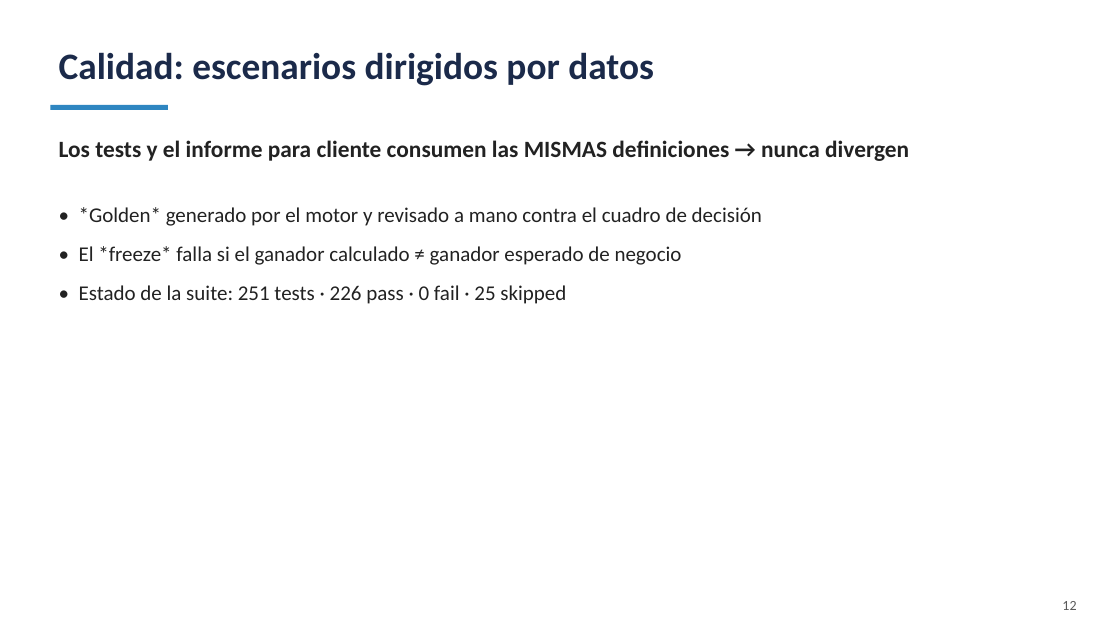
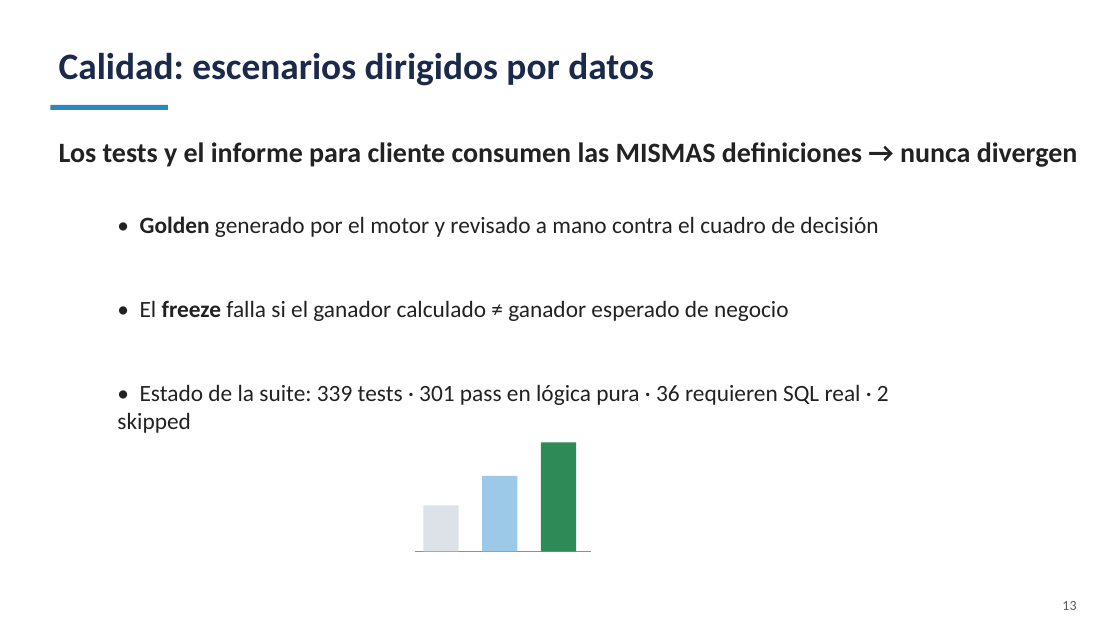
Before and after one commit to jbroceno/rule_engine, a slide deck: slide 13 of doc/PRESENTACION-SLIDES.pptx (slide 12 before the commit). Drawn at 1120x630 pixels with LibreOffice and Linux fonts; fonts in the diff are those of the drawing. Boxes give left, top, right and bottom in pixels: in the first picture for what was removed or moved away, otherwise in the second. Text is boxed around its words. In the diff, an @@ line names an element or a change of style, - is before the commit and + after.

```diff
--- a/doc/PRESENTACION-SLIDES.pptx
+++ b/doc/PRESENTACION-SLIDES.pptx
@@ text "Los tests y el informe ..." at bbox=[59, 142, 1078, 167]: size 20 to 24 pt @@
@@ text at bbox=[140, 216, 889, 405]: text changed; size 18 to 20 pt @@
-• *Golden* generado por el motor y revisado a mano contra el cuadro de decisión
-• El *freeze* falla si el ganador calculado ≠ ganador esperado de negocio
-• Estado de la suite: 251 tests · 226 pass · 0 fail · 25 skipped
+• Golden generado por el motor y revisado a mano contra el cuadro de decisión
+• El freeze falla si el ganador calculado ≠ ganador esperado de negocio
+• Estado de la suite: 339 tests · 301 pass en lógica pura · 36 requieren SQL real · 2 skipped
@@ rectangle added at bbox=[541, 443, 576, 552], fill #2E8B57 @@
@@ rectangle added at bbox=[482, 476, 518, 552], fill #9CC9E8 @@
@@ rectangle added at bbox=[423, 506, 459, 552], fill #DDE2E8 @@
@@ line added from (415, 552) to (592, 552), #8A8F98 1.25 pt @@
```
Also in this commit, not shown: 14 other slides changed, 1 slide added, 1 other file.
